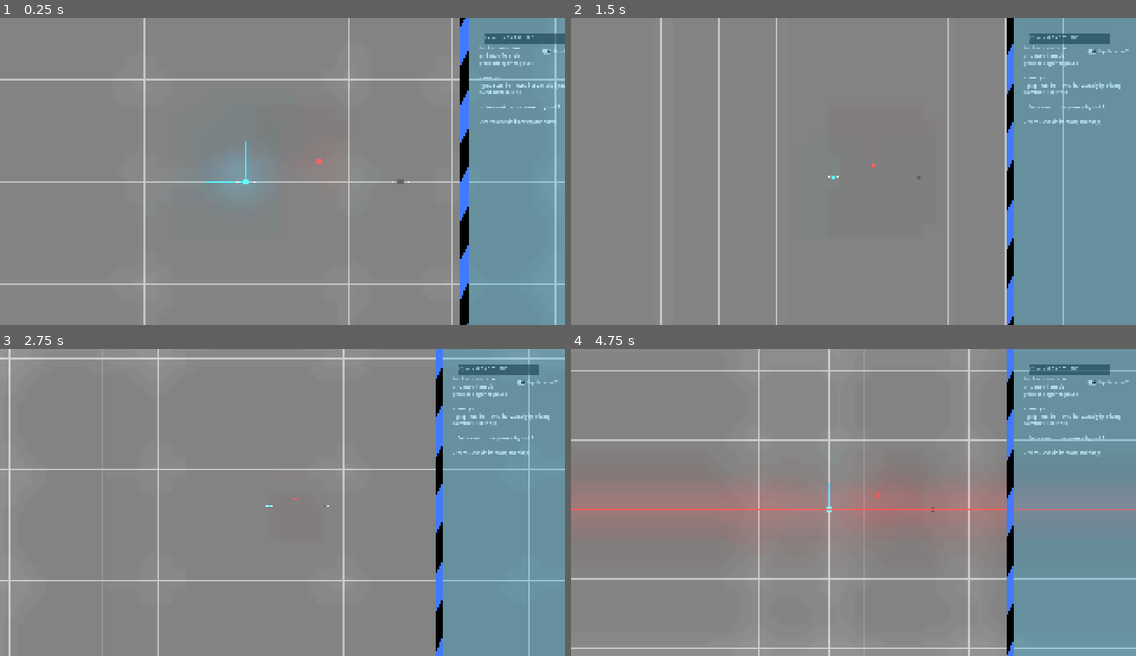
Above: before the commit, frames 1-4 (two rows, left to right).
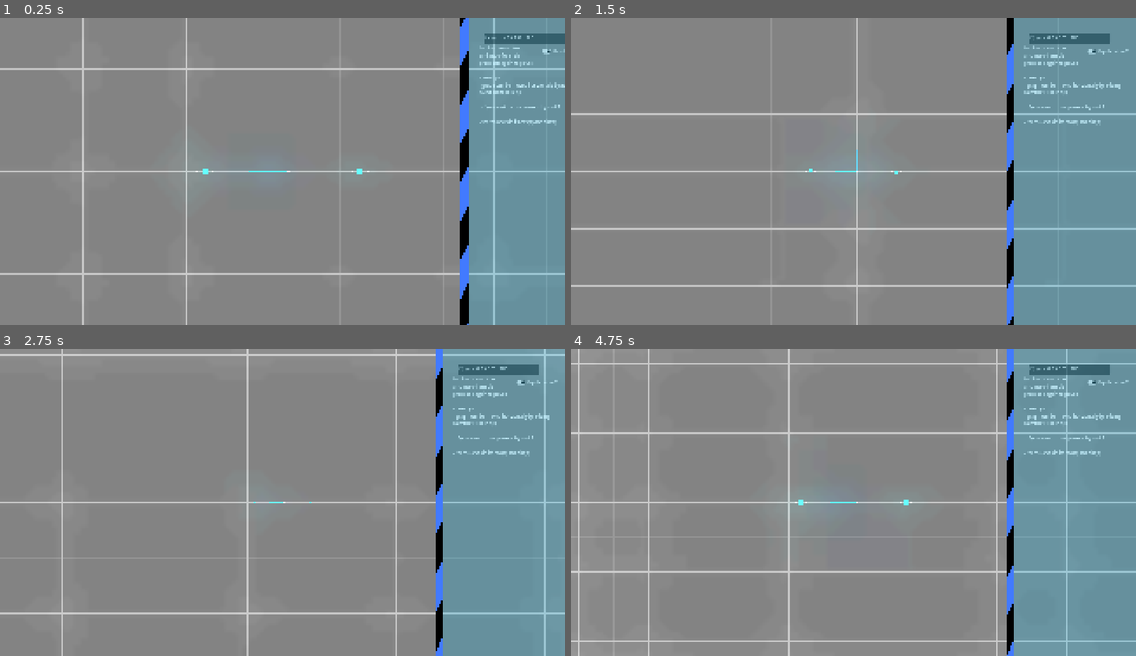
Above: after the commit, the same moments.

Repository: boiiiiiiiii12355/graph-combat
Game: Godot game, scene res://Scenes/game.tscn
Same seed, same stepped clock (60 frames per second), same inputs: the game is played once before the commit and once after it. The engine's default icon, where the game draws it, is replaced by a stand-in: a white triangle on a blue panel in a dark square.
Inputs (mouse positions are in pixels of both pictures, inside the frame that each line leads up to):
- Up to frame 1 (0.25 s): no input
- Up to frame 2 (1.5 s): move the mouse to (977, 156) at 0.52 s; hold D (right) 0.53-1.28 s; tap Mouse wheel down (zoom in) at 0.6 s; move the mouse to (740, 186) at 1.27 s; hold A (left) from 1.28 s (still down); tap Mouse wheel up (zoom out) at 1.35 s
- Up to frame 3 (2.75 s): move the mouse to (339, 434) at 2.02 s; release A (left) at 2.03 s; hold D (right) from 2.03 s (still down); tap Mouse wheel down (zoom in) at 2.1 s
- Up to frame 4 (4.75 s): move the mouse to (825, 563) at 2.77 s; tap Mouse wheel up (zoom out) at 2.85, 4.35 s; move the mouse to (1023, 548) at 3.52 s; release D (right) at 3.53 s; hold A (left) from 3.53 s (still down); tap Mouse wheel down (zoom in) at 3.6 s; move the mouse to (684, 456) at 4.27 s

The runs differ from the first frame. In frame 1, 5.6% of the frame differs, in the area x 0-100%, y 0-100%; in frame 2, 4.8%; in frame 3, 5.8%; in frame 4, 12%.

Commit message:
sprite sheets need updating to be compatible with color swap

Diff:
--- a/Scenes/game.tscn
+++ b/Scenes/game.tscn
@@ -1,11 +1,10 @@
-[gd_scene load_steps=9 format=3 uid="uid://c8pl2y15qc3en"]
+[gd_scene load_steps=8 format=3 uid="uid://c8pl2y15qc3en"]
 
 [ext_resource type="Texture2D" uid="uid://coccuu17omink" path="res://sbs_-_texture_grid_pack/512x512/Gray/Prototype_Grid_Gray_03-512x512.png" id="1_1l0tm"]
 [ext_resource type="PackedScene" uid="uid://cl3mk4vqd4f8d" path="res://Scenes/player.tscn" id="1_ebmjs"]
 [ext_resource type="PackedScene" uid="uid://byugwkpud0is0" path="res://Scenes/math_camera.tscn" id="3_3dryh"]
 [ext_resource type="PackedScene" uid="uid://d3ixkjyjao54n" path="res://Scenes/ui.tscn" id="4_3dryh"]
 [ext_resource type="PackedScene" uid="uid://jg3wydd1d6fe" path="res://Scenes/xy_labels.tscn" id="4_wowpa"]
-[ext_resource type="PackedScene" uid="uid://cx8lgv2n41hvn" path="res://Scenes/punching_bag.tscn" id="7_1l0tm"]
 
 [sub_resource type="WorldBoundaryShape2D" id="WorldBoundaryShape2D_1l0tm"]
 
@@ -34,22 +33,20 @@
 stretch_mode = 1
 
 [node name="Player1" parent="." node_paths=PackedStringArray("ui", "cam") instance=ExtResource("1_ebmjs")]
+position = Vector2(-207, 0)
 ui = NodePath("../CanvasLayer/UI")
 cam = NodePath("../math_camera")
 
 [node name="Player2" parent="." node_paths=PackedStringArray("ui", "cam") instance=ExtResource("1_ebmjs")]
-position = Vector2(384, 1)
+position = Vector2(177, 1)
 ui = NodePath("../CanvasLayer/UI")
 cam = NodePath("../math_camera")
-
-[node name="punching_bag" parent="." instance=ExtResource("7_1l0tm")]
-position = Vector2(181, -51)
 
 [node name="math_camera" parent="." node_paths=PackedStringArray("p1", "p2") instance=ExtResource("3_3dryh")]
 process_mode = 3
 zoom = Vector2(3, 3)
 p1 = NodePath("../Player1")
-p2 = NodePath("../punching_bag")
+p2 = NodePath("../Player2")
 
 [node name="Rulers" type="Node2D" parent="."]
 
--- a/Scenes/ui.tscn
+++ b/Scenes/ui.tscn
@@ -180,3 +180,4 @@
 [connection signal="mouse_exited" from="input p1/input" to="." method="_on_input_mouse_exited"]
 [connection signal="text_changed" from="input p1/input" to="." method="_on_text_edit_text_changed"]
 [connection signal="timeout" from="input p1/graph_update" to="." method="_on_graph_update_timeout"]
+[connection signal="text_changed" from="input p2/input" to="." method="_on_input_text_changed"]
--- a/scripts/game_master.gd
+++ b/scripts/game_master.gd
@@ -5,7 +5,7 @@
 var accel = 0.1
 var current_turn : String = "P1"
 var turn_order : Array = ["P1", "P2"]
-var base_combat_time = 1 #seconds
+var base_combat_time = 5 #seconds
 var combat_time = base_combat_time
 
 func _physics_process(delta: float) -> void:
--- a/scripts/player.gd
+++ b/scripts/player.gd
@@ -1,6 +1,7 @@
 class_name player_1
 extends RigidBody2D
 
+@export var player_id : int
 @export var player1_color : Color = Color(0.0, 1.0, 1.0)
 @export var player2_color : Color = Color(1.0, 0.0, 0.0, 1.0)
 @export var ruler_x : Line2D
@@ -8,6 +9,7 @@
 @export var ruler_x_color = Color(0.0, 0.373, 0.599, 1.0)
 @export var ruler_y_color = Color(0.0, 0.598, 0.951, 1.0)
 @export var ruler_width = 2
+var current_turn : int
 var graph_end
 var paused = true
 
@@ -22,9 +24,9 @@
 	body = player_rig.get_child(4)
 	init_path()
 	center_point = roundi((graph.get_point_count() + 1) / 2)
-	if self.name == "Player1":
+	if player_id == 1:
 		body.get_child(1).modulate = player1_color
-	elif self.name == "Player2":
+	elif player_id == 2:
 		body.get_child(1).modulate = player2_color
 
 func init_path():
@@ -35,6 +37,7 @@
 
 func _physics_process(delta: float) -> void:
 	ruler()
+	body.global_position = global_position
 	hit_sound.pitch_scale = lerp(hit_sound.pitch_scale, Engine.time_scale, 0.2)
 
 
--- a/scripts/ui.gd
+++ b/scripts/ui.gd
@@ -107,6 +107,12 @@
 var y_error
 var x_error
 func _on_text_edit_text_changed() -> void:
+	get_dir_in()
+
+func _on_input_text_changed() -> void:
+	get_dir_in()
+
+func get_dir_in():
 	y_check.compile("(?<= =).*")
 	x_check.compile("(?<=f\\().*?(?=\\))")
 	var input_text
@@ -121,7 +127,6 @@
 	if input_x and input_y:
 		y_error = y_expression.parse(input_y.get_string(), ["x"])
 		x_error = x_expression.parse(input_x.get_string(), ["x"])
-
 
 var typing = false
 func _on_input_mouse_entered() -> void:
